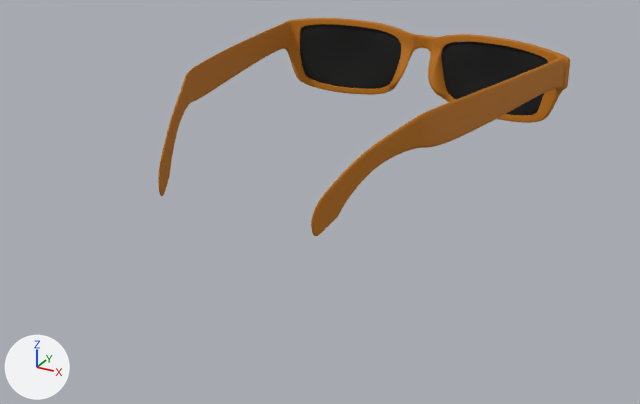
Renders of the FBX model app/sampledata/m22.fbx from each side of a commit.
Camera for both pictures: a camera (50 mm lens) standing at (0.149, -0.316, 0.128) and looking at (0.007, -0.058, -0.001). The axes (+X, +Y, +Z) are drawn at lower left. The lights are the same throughout. Where no turn or scale is listed for an object, it has been applied to the vertices.

The first picture shows 'Glasses:glassesframeHyperNURBSCube4Cube', 'Glasses:glasseslensleft_lensCube5Cube3', 'Glasses:glasseslensright_lensCube1Cube2'.
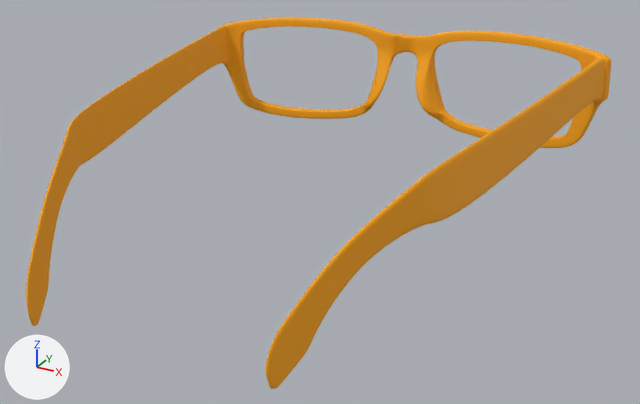
What differs and where, as boxes [x1, y1, x2, y2] in the pictures (640 x 404 px):
'Glasses:glassesframeHyperNURBSCube4Cube', recoloured, moved, turned, rescaled: before [158, 18, 570, 236]; after [26, 17, 611, 389]
'Glasses:glasseslensright_lensCube1Cube2', deleted: before [300, 24, 401, 89]
'Glasses:glasseslensleft_lensCube5Cube3', deleted: before [441, 42, 548, 115]

Patch to the scene script:
```diff
--- a/app/sampledata/m22.fbx.py
+++ b/app/sampledata/m22.fbx.py
@@ mat_blinn27 @@
+mat_blinn27 = principled_material('blinn27')
+mat_blinn27.base_color = (1.0, 0.39, 0.0)  # orange #ffa800
+mat_blinn27.roughness = 0.749
@@ me_mesh @@
 me_mesh.from_pydata(...)  # 40958 vertices, 40960 faces; spans x -1.09..0.83, y -0.74..-0.27, z -2.18..0.04
-me_mesh.materials.append(mat_blinn10)  # orange #bc7100
+me_mesh.materials.append(mat_blinn27)  # orange #ffa800
@@ ob_glasses_glasseslensleft_lenscube5cube3 @@
-ob_glasses_glasseslensleft_lenscube5cube3 = bpy.data.objects.new('Glasses:glasseslensleft_lensCube5Cube3', me_mesh_001)
-ob_glasses_glasseslensleft_lenscube5cube3.location = (0.0022, 0.0616, 0.0603)
@@ ob_glasses_glasseslensright_lenscube1cube2 @@
-ob_glasses_glasseslensright_lenscube1cube2 = bpy.data.objects.new('Glasses:glasseslensright_lensCube1Cube2', me_mesh_002)
-ob_glasses_glasseslensright_lenscube1cube2.location = (0.0022, 0.0616, 0.0603)
@@ ob_glasses_glassesframehypernurbscube4cube @@
 ob_glasses_glassesframehypernurbscube4cube = bpy.data.objects.new('Glasses:glassesframeHyperNURBSCube4Cube', me_mesh)
-ob_glasses_glassesframehypernurbscube4cube.location = (0.0022, 0.0616, 0.0603)
-ob_glasses_glassesframehypernurbscube4cube.rotation_euler = (1.571, 0.0, 2.807)  # degrees (90, 0, 161)
-ob_glasses_glassesframehypernurbscube4cube.scale = (0.0739, 0.0739, 0.0739)
+ob_glasses_glassesframehypernurbscube4cube.location = (-0.0002, 0.0485, 0.072)
+ob_glasses_glassesframehypernurbscube4cube.rotation_euler = (1.523, 0.0083, 2.889)  # degrees (87, 0.5, 166)
+ob_glasses_glassesframehypernurbscube4cube.scale = (0.0939, 0.0985, 0.0985)
```
